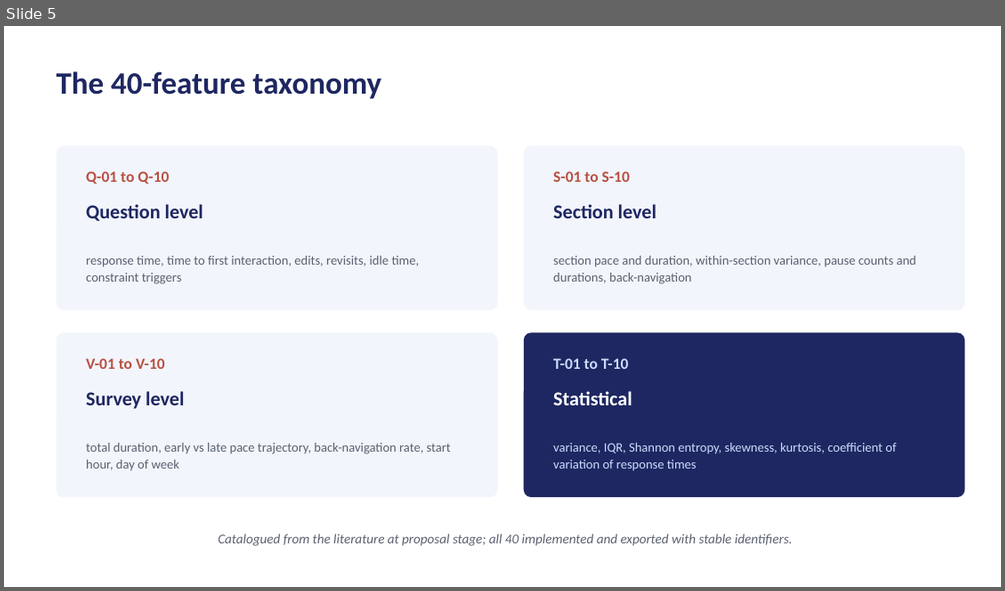
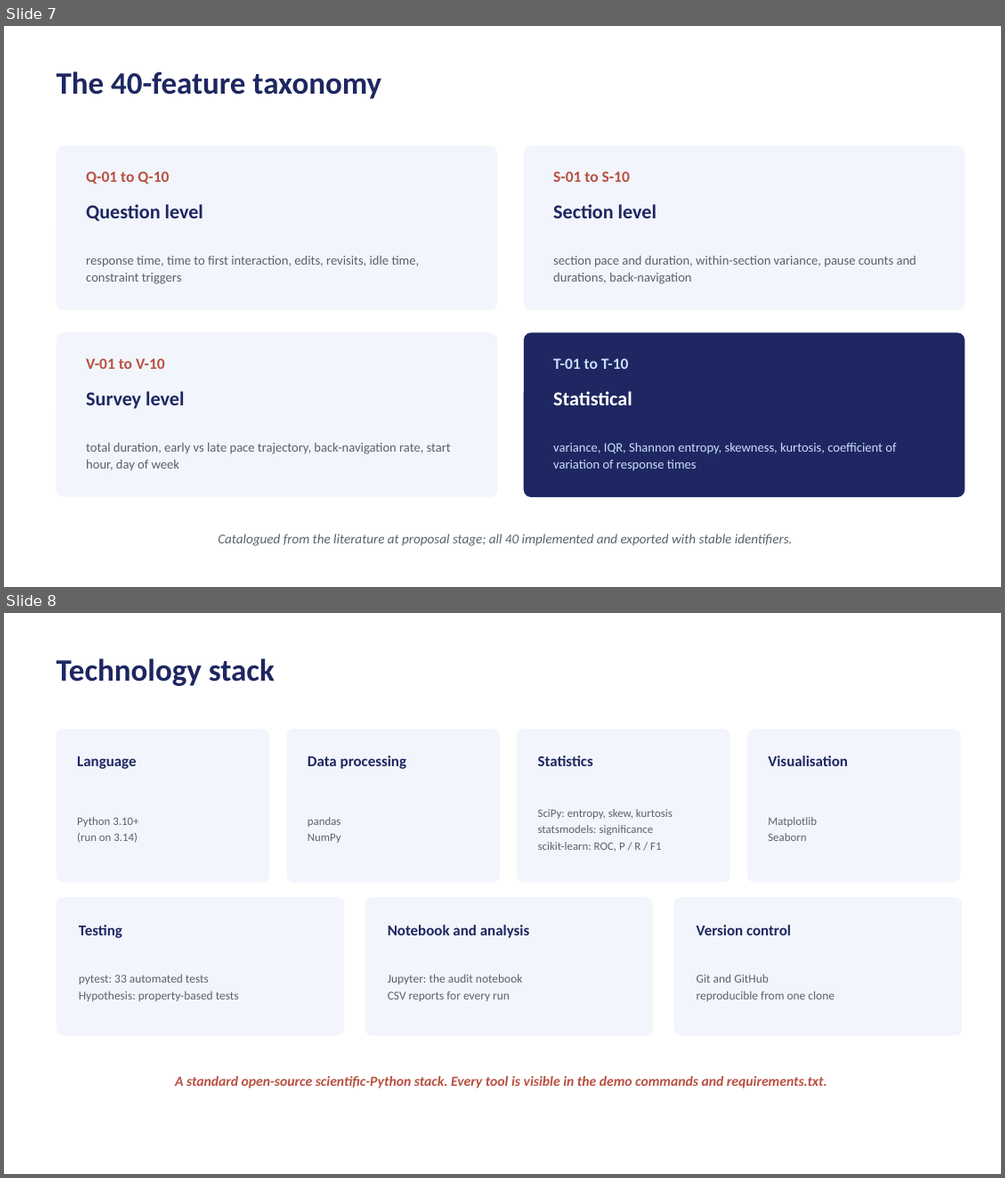
Before and after one commit to Samuelkaoma-eng/SKACE-TIME-DATA, a slide deck: docs/deliverables/Kaoma_Paradata_Presentation.pptx. Shown one above the other, each under a label of ours: slide 5 before the commit, slides 7 and 8 after it. The pictures are 1005x591 and 1005x1178 pixels, drawn with LibreOffice and Linux fonts; fonts in the diff are those of the drawing. Boxes give left, top, right and bottom in pixels: in the first picture for what was removed or moved away, otherwise in the second. Text is boxed around its words. In the diff, an @@ line names an element or a change of style, - is before the commit and + after.

Commit message:
expand presentation to 22 slides: add literature review, methodology, tech stack, testing, ethics, timeline and references

```diff
--- a/docs/deliverables/Kaoma_Paradata_Presentation.pptx
+++ b/docs/deliverables/Kaoma_Paradata_Presentation.pptx
@@ slide 8 added at (4,613,1001,1174), background #FFFFFF @@
@@ text added at (57,658,275,686), 30 pt, text #1E2761, bold @@
+Technology stack
@@ rounded rectangle added at (57,729,269,882), fill #F2F5FB @@
@@ rounded rectangle added at (287,729,500,882), fill #F2F5FB @@
@@ rounded rectangle added at (517,729,730,882), fill #F2F5FB @@
@@ rounded rectangle added at (747,729,961,882), fill #F2F5FB @@
@@ text added at (77,756,136,769), 14.5 pt, text #1E2761, bold @@
+Language
@@ text added at (307,755,406,769), 14.5 pt, text #1E2761, bold @@
+Data processing
@@ text added at (538,755,593,766), 14.5 pt, text #1E2761, bold @@
+Statistics
@@ text added at (768,755,848,766), 14.5 pt, text #1E2761, bold @@
+Visualisation
@@ text added at (77,817,138,843), 11 pt, text #5A6270 @@
+Python 3.10+
+(run on 3.14)
@@ text added at (307,817,341,843), 11 pt, text #5A6270 @@
+pandas
+NumPy
@@ text added at (538,809,672,851), 11 pt, text #5A6270 @@
+SciPy: entropy, skew, kurtosis
+statsmodels: significance
+scikit-learn: ROC, P / R / F1
@@ text added at (768,817,817,841), 11 pt, text #5A6270 @@
+Matplotlib
+Seaborn
@@ rounded rectangle added at (57,897,344,1036), fill #F2F5FB @@
@@ rounded rectangle added at (365,897,653,1036), fill #F2F5FB @@
@@ rounded rectangle added at (674,897,962,1036), fill #F2F5FB @@
@@ text added at (79,925,122,938), 14.5 pt, text #1E2761, bold @@
+Testing
@@ text added at (388,925,530,938), 14.5 pt, text #1E2761, bold @@
+Notebook and analysis
@@ text added at (696,925,791,935), 14.5 pt, text #1E2761, bold @@
+Version control
@@ text added at (79,973,239,1001), 11.5 pt, text #5A6270 @@
+pytest: 33 automated tests
+Hypothesis: property-based tests
@@ text added at (388,973,522,1001), 11.5 pt, text #5A6270 @@
+Jupyter: the audit notebook
+CSV reports for every run
@@ text added at (696,973,834,1001), 11.5 pt, text #5A6270 @@
+Git and GitHub
+reproducible from one clone
@@ text added at (175,1076,827,1088), 13.5 pt, text #B85042, bold, italic @@
+A standard open-source scientific-Python stack. Every tool is visible in the demo commands and requirements.txt.
@@ what was slide 5 is now slide 7 @@
```
Also in this commit, not shown: 1 slide changed, 6 other slides added.
